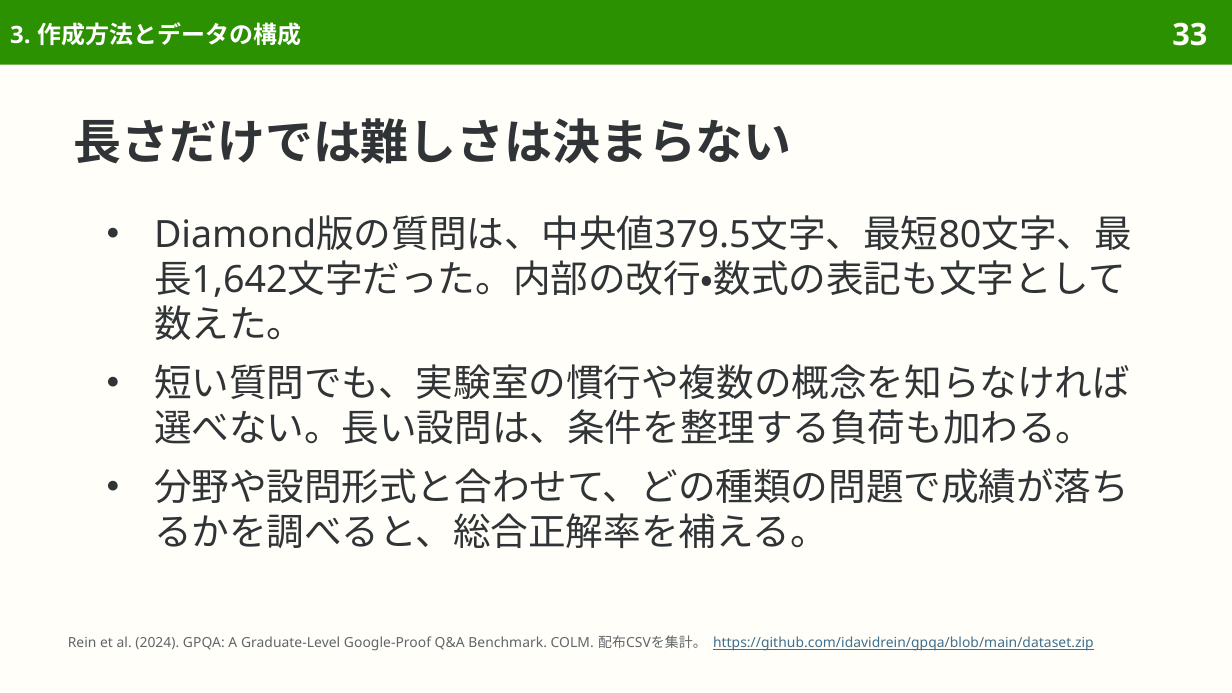
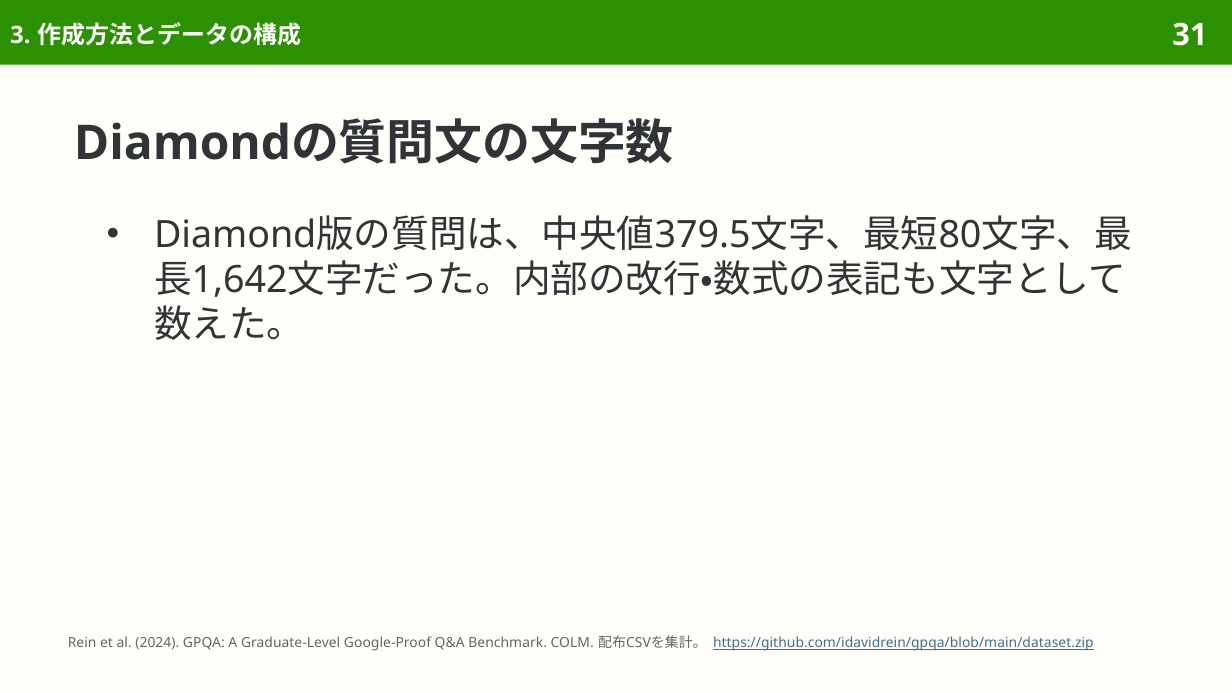
Before and after one commit to sasakiy84/datasets-in-10-minutes, a slide deck: slide 31 of slides/datasets-in-10-minutes-gpqa.pptx (slide 33 before the commit). Drawn at 1232x693 pixels with LibreOffice and Linux fonts; fonts in the diff are those of the drawing. Boxes give left, top, right and bottom in pixels: in the first picture for what was removed or moved away, otherwise in the second. Text is boxed around its words. In the diff, an @@ line names an element or a change of style, - is before the commit and + after.

```diff
--- a/slides/datasets-in-10-minutes-gpqa.pptx
+++ b/slides/datasets-in-10-minutes-gpqa.pptx
@@ page number at (1172, 22, 1207, 46): text changed @@
-33
+31
@@ title at (74, 118, 674, 164): text changed @@
-長さだけでは難しさは決まらない
+Diamondの質問文の文字数
@@ text at (154, 364, 1130, 548): paragraphs removed @@
-● 短い質問でも、実験室の慣行や複数の概念を知らなければ選べない。長い設問は、条件を整理する負荷も加わる。
-● 分野や設問形式と合わせて、どの種類の問題で成績が落ちるかを調べると、総合正解率を補える。
```
Also in this commit, not shown: 21 other slides changed, 4 slides removed, 16 other files.
